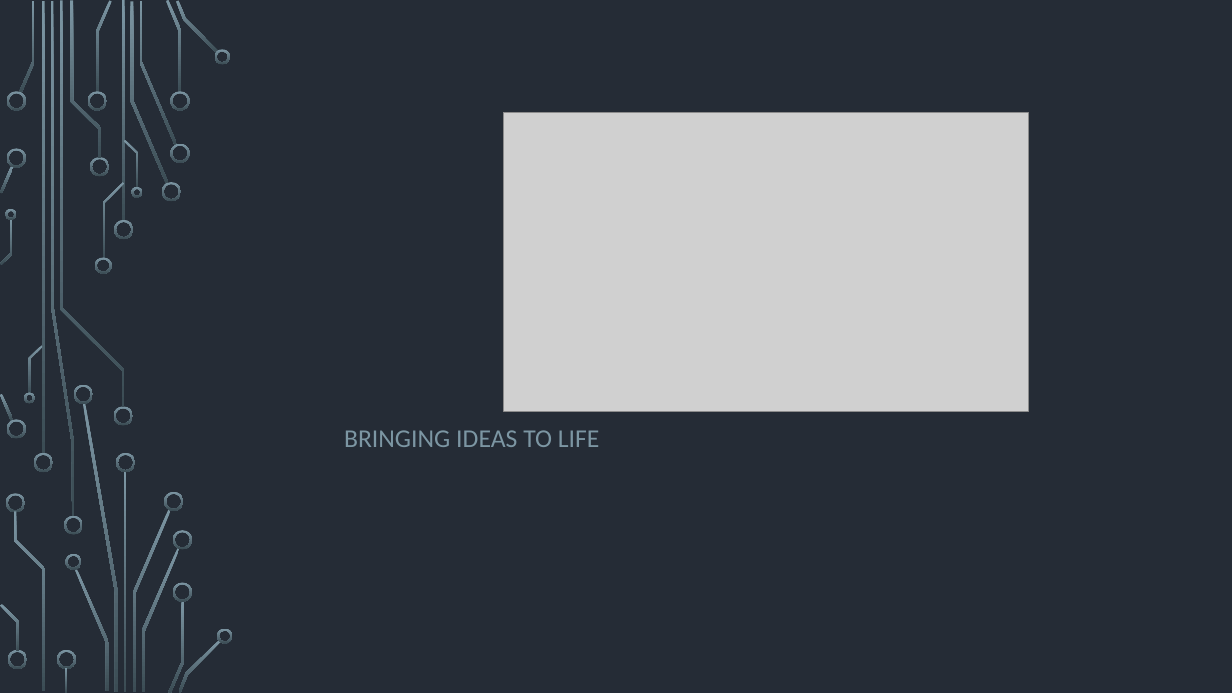
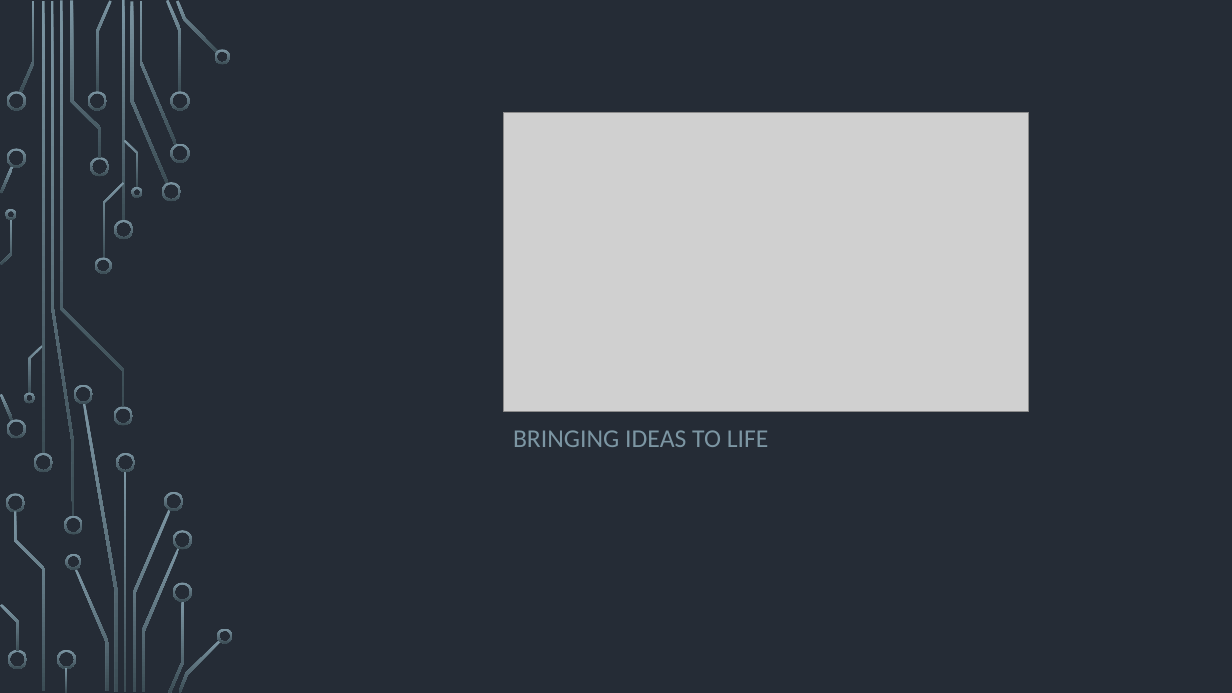
Before and after one commit to UDA-Corporation/UDA_app, a slide deck: slide 1 of Documentacion/Presentación/Presentación de la aplicación.pptx. Drawn at 1232x693 pixels with LibreOffice and Linux fonts; fonts in the diff are those of the drawing; grey boxes stand for pictures; background and template pictures are left out. Boxes give left, top, right and bottom in pixels: in the first picture for what was removed or moved away, otherwise in the second. Text is boxed around its words. In the diff, an @@ line names an element or a change of style, - is before the commit and + after.

Commit message:
Presentacion

```diff
--- a/Documentacion/Presentación/Presentación de la aplicación.pptx
+++ b/Documentacion/Presentación/Presentación de la aplicación.pptx
@@ subtitle "BRINGING IDEAS TO LIFE": place and size @@
-subtitle "BRINGING IDEAS TO LIFE" at [344, 430, 600, 447]
+subtitle "BRINGING IDEAS TO LIFE" at [513, 430, 769, 447]
```
Also in this commit, not shown: 10 slides added, 2 slides removed, 1 other file.
